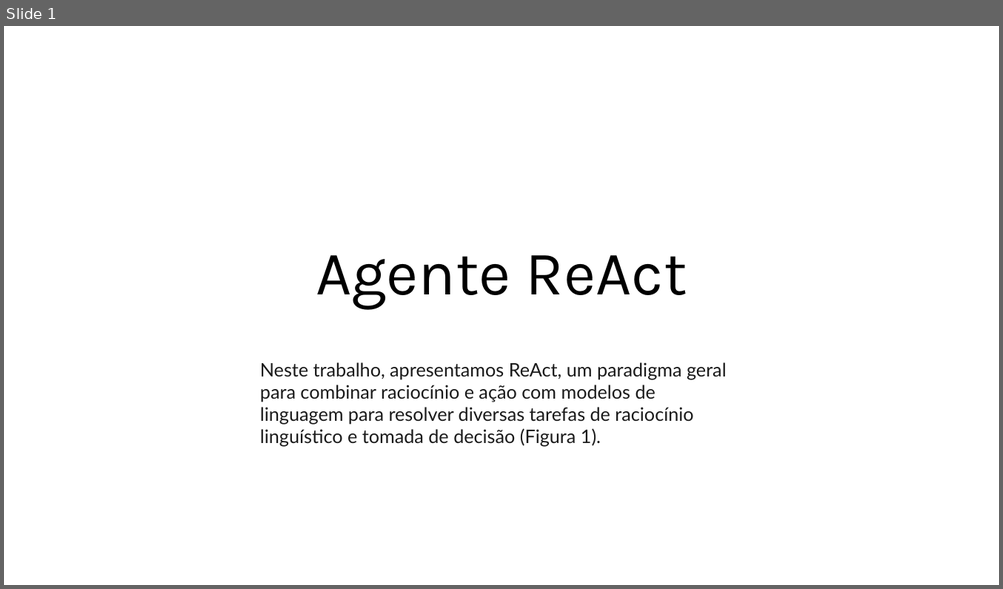
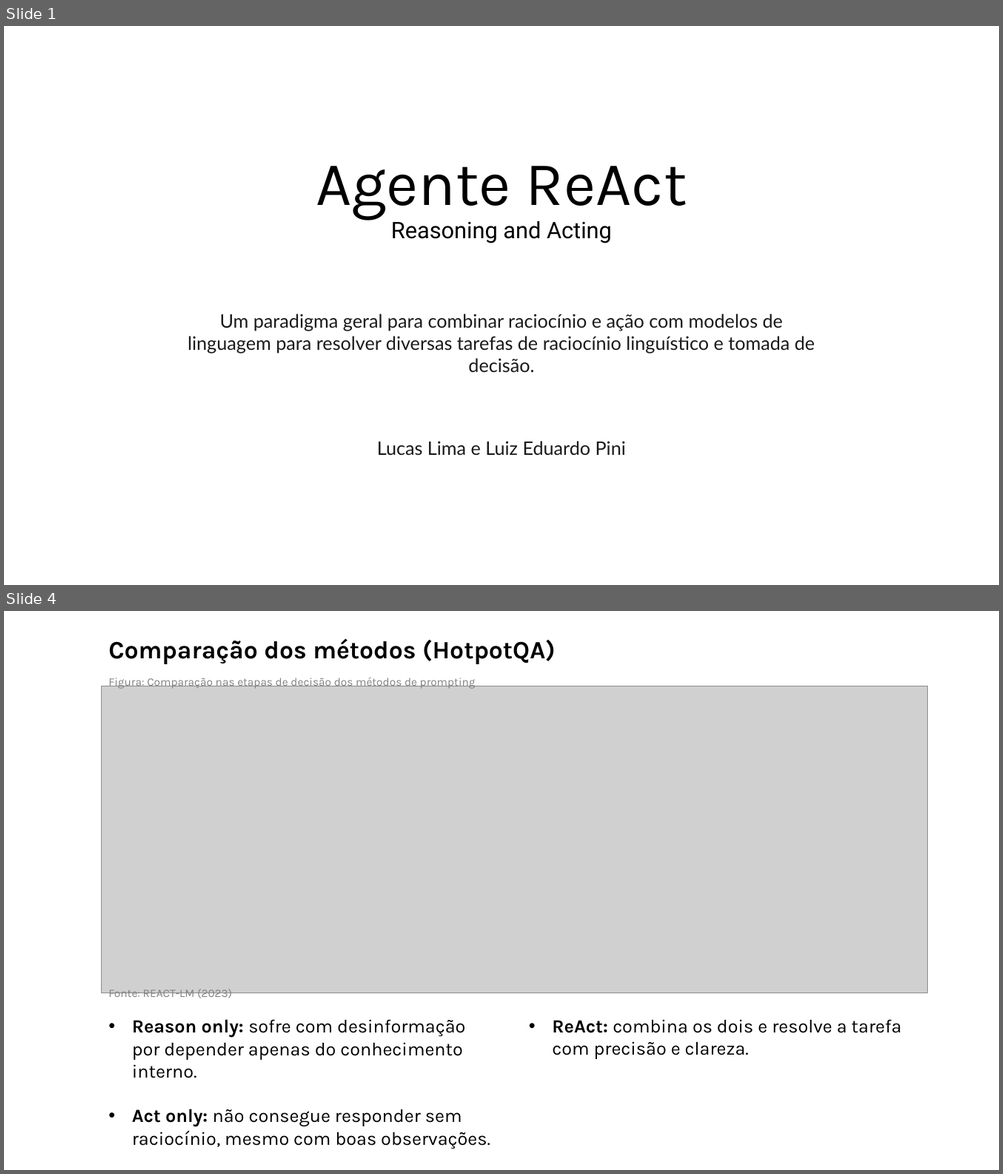
Before and after one commit to luizehp/Agente-ReAct, a slide deck: Agente ReAct.pptx. Shown one above the other, each under a label of ours: slide 1 before the commit, slides 1 and 4 after it; the slides between them are not shown. The pictures are 1003x589 and 1003x1174 pixels, drawn with LibreOffice and Linux fonts; fonts in the diff are those of the drawing; grey boxes stand for pictures. Boxes give left, top, right and bottom in pixels: in the first picture for what was removed or moved away, otherwise in the second. Text is boxed around its words. In the diff, an @@ line names an element or a change of style, - is before the commit and + after.

```diff
--- a/Agente ReAct.pptx
+++ b/Agente ReAct.pptx
@@ slide 4 added at bbox=[4, 611, 999, 1170], background #FFFFFF @@
@@ text added at bbox=[108, 638, 555, 664], 24 pt, text #000000, bold @@
+Comparação dos métodos (HotpotQA)
@@ text added at bbox=[108, 676, 475, 689], 11 pt, text #808080 @@
+Figura: Comparação nas etapas de decisão dos métodos de prompting
@@ picture added at bbox=[101, 686, 928, 993] @@
@@ text added at bbox=[108, 989, 232, 1000], 11 pt, text #808080 @@
+Fonte: REACT-LM (2023)
@@ text added at bbox=[132, 1019, 490, 1149], 18 pt, text #000000 @@
+• Reason only: sofre com desinformação por depender apenas do conhecimento interno.
+• Act only: não consegue responder sem raciocínio, mesmo com boas observações.
@@ text added at bbox=[552, 1019, 902, 1059], 18 pt, text #000000 @@
+• ReAct: combina os dois e resolve a tarefa com precisão e clareza.
@@ slide 1 changed as well @@
@@ title at bbox=[316, 166, 687, 244]: text changed; size 60 to 22 pt; font Karla to Roboto @@
-Agente ReAct
+Agente ReAct
+Reasoning and Acting
@@ text at bbox=[188, 314, 814, 354]: text changed @@
-Neste trabalho, apresentamos ReAct, um paradigma geral para combinar raciocínio e ação com modelos de linguagem para resolver diversas tarefas de raciocínio linguístico e tomada de decisão (Figura 1).
+Um paradigma geral para combinar raciocínio e ação com modelos de linguagem para resolver diversas tarefas de raciocínio linguístico e tomada de decisão.
@@ text added at bbox=[377, 441, 626, 456], 18 pt, text #1A1A1A @@
+Lucas Lima e Luiz Eduardo Pini
```
Also in this commit, not shown: 2 other slides changed, 6 other slides added, 6 slides removed.
